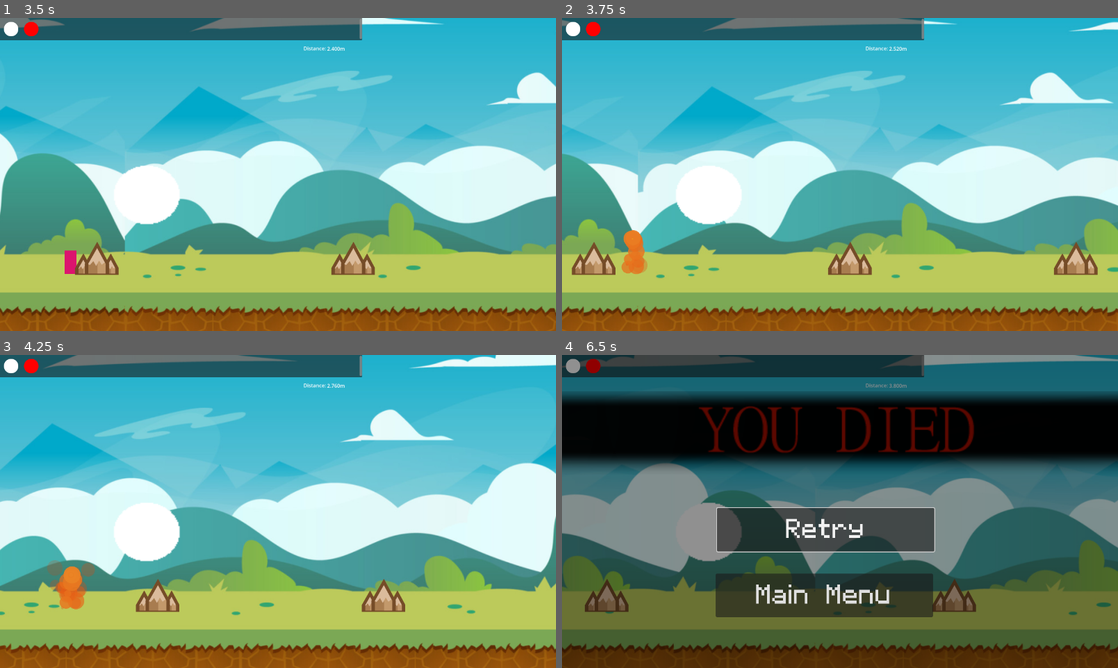
Above: before the commit, frames 1-4 (two rows, left to right).
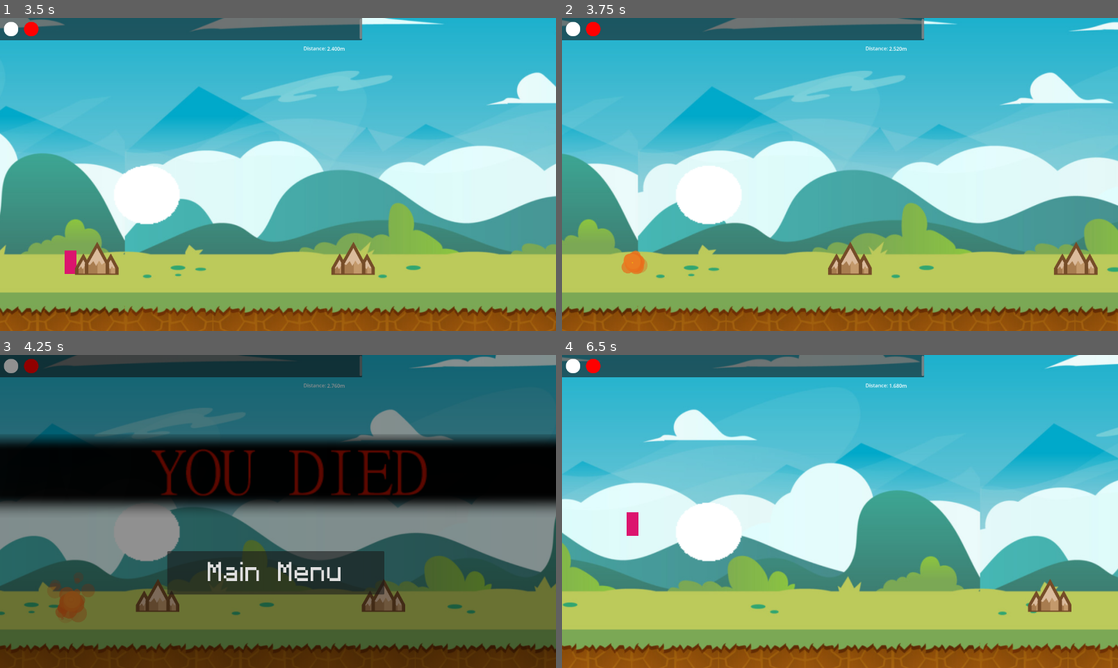
Above: after the commit, the same moments.

Repository: sarahletchford42/the-big-race
Game: Godot game, scene res://scenes/UI/title_screen.tscn
The game is run twice, just before and just after one commit, with the same random seed, the same clock (stepped at 60 frames per second) and the same inputs.
Inputs (mouse positions are in pixels of both pictures, inside the frame that each line leads up to):
- Up to frame 1 (3.5 s): click "Start" at 0.5 s; tap Enter (ui_accept) at 1.25, 2.1, 2.27, 2.57 s; hold Enter (ui_accept) 1.28-2.03 s; hold Enter (ui_accept) from 2.78 s (still down)
- Up to frame 2 (3.75 s): release Enter (ui_accept) at 3.53 s; tap Enter (ui_accept) at 3.6 s
- Up to frame 3 (4.25 s): tap Enter (ui_accept) at 3.77, 4.07 s
- Up to frame 4 (6.5 s): click (840, 570) at 4.25 s, where only the run after the commit has a clickable "Main Menu"; click (828, 524) at 5 s, where only the run after the commit has a clickable "Start"; hold Enter (ui_accept) from 5.78 s (still down); tap Escape (pause) at 6.4 s

Frame 1 is identical in both runs. In frame 2, 0.7% of the frame differs, in the area x 1-15%, y 67-83%; in frame 3, 100%, in the area x 0-100%, y 0-100%; in frame 4, 100%.

Commit message:
Working Main Gameplay Loop!
Has "Spontaneous Combustion" bug when quickly respawning after dying. Needs Fixed.

Diff:
--- a/Spike.gd
+++ b/Spike.gd
@@ -6,20 +6,12 @@
 func _process(delta):
 	position.x -= speed * delta
 
-func _on_area_entered(_area):
-	queue_free()
-
 func _on_body_entered(_body):
 	if _body.is_in_group("obstacles"):
 		var player = get_tree().get_first_node_in_group("obstacles")
+		get_node("CollisionShape2D").set_deferred("disabled", true)
 		player.hit_by_spike()
-
-	#queue_free()
-
-
-func _on_notifier_screen_exited():
 		queue_free()
-
 
 func _on_visible_on_screen_notifier_2d_screen_exited():
 	queue_free()
--- a/scenes/UI/Inventory.gd
+++ b/scenes/UI/Inventory.gd
@@ -23,8 +23,6 @@
 	thought.visible = false
 	food.visible = false
 
-
-
 func _on_timer_timeout():
 	timer.stop()
 	food.food()
--- a/scenes/UI/death_screen.gd
+++ b/scenes/UI/death_screen.gd
@@ -1,24 +1,10 @@
 extends Control
 
-var is_paused = false : set = set_is_paused
-
-func _unhandled_input(event):
-	if event.is_action_pressed("pause"):
-		self.is_paused = !is_paused
-
-func set_is_paused(value):
-	is_paused = value
-	get_tree().paused = is_paused
-	visible = is_paused
-	if visible == true:
-		$retry_button.grab_focus()
-
+func _on_ready():
+	$quit_button.grab_focus()
 
 func _on_quit_button_pressed():
-	self.is_paused = false
 	get_tree().change_scene_to_file("res://scenes/UI/title_screen.tscn");
 
-
 func _on_retry_button_pressed():
-	self.is_paused = false
 	get_tree().change_scene_to_file("res://scenes/main_scene.tscn");
--- a/scenes/UI/death_screen.tscn
+++ b/scenes/UI/death_screen.tscn
@@ -35,34 +35,22 @@
 [node name="YOU_DIED" type="TextureRect" parent="."]
 top_level = true
 layout_mode = 0
-offset_left = -140.5
-offset_top = 82.5
-offset_right = 469.5
-offset_bottom = 168.5
+offset_left = -106.0
+offset_top = 182.0
+offset_right = 504.0
+offset_bottom = 268.0
 scale = Vector2(2.47422, 2.22931)
 texture = ExtResource("2_m36bv")
-
-[node name="retry_button" type="Button" parent="."]
-custom_minimum_size = Vector2(500, 100)
-layout_mode = 0
-offset_left = 356.5
-offset_top = 351.5
-offset_right = 856.5
-offset_bottom = 451.5
-theme_override_fonts/font = ExtResource("2_8c1oy")
-theme_override_font_sizes/font_size = 50
-text = "Retry"
 
 [node name="quit_button" type="Button" parent="."]
 custom_minimum_size = Vector2(500, 100)
 layout_mode = 0
-offset_left = 353.5
-offset_top = 502.5
-offset_right = 853.5
-offset_bottom = 602.5
+offset_left = 385.5
+offset_top = 451.5
+offset_right = 885.5
+offset_bottom = 551.5
 theme_override_fonts/font = ExtResource("2_8c1oy")
 theme_override_font_sizes/font_size = 50
 text = "Main Menu"
 
-[connection signal="pressed" from="retry_button" to="." method="_on_retry_button_pressed"]
 [connection signal="pressed" from="quit_button" to="." method="_on_quit_button_pressed"]
--- a/scenes/main_scene.tscn
+++ b/scenes/main_scene.tscn
@@ -1,11 +1,10 @@
-[gd_scene load_steps=8 format=3 uid="uid://cyiop3f7kgbis"]
+[gd_scene load_steps=7 format=3 uid="uid://cyiop3f7kgbis"]
 
 [ext_resource type="Texture2D" uid="uid://c1rvvjpxuc0ga" path="res://images/backgrounds/placeholder_BG1.png" id="1_pmsq2"]
 [ext_resource type="Script" path="res://scenes/background_image1.gd" id="2_k16wl"]
 [ext_resource type="PackedScene" uid="uid://dg7xmeyo46eb1" path="res://scenes/player/player.tscn" id="2_q2rhs"]
 [ext_resource type="PackedScene" uid="uid://dssw1xv8c6ycs" path="res://scenes/UI/main_ui.tscn" id="4_3nid7"]
 [ext_resource type="PackedScene" uid="uid://sntv7b1rfs3m" path="res://scenes/obstacles/spawner.tscn" id="5_n6tfk"]
-[ext_resource type="PackedScene" uid="uid://cr8yxxl2fsc7m" path="res://scenes/UI/death_screen.tscn" id="6_ledcy"]
 
 [sub_resource type="RectangleShape2D" id="RectangleShape2D_rn2hh"]
 size = Vector2(1202, 44.5)
@@ -49,11 +48,3 @@
 grow_horizontal = 1
 grow_vertical = 1
 metadata/_edit_use_anchors_ = true
-
-[node name="stay_in_front!" type="CanvasLayer" parent="Camera2D"]
-
-[node name="death_screen" parent="Camera2D/stay_in_front!" instance=ExtResource("6_ledcy")]
-offset_left = -640.0
-offset_top = -360.0
-offset_right = 643.0
-offset_bottom = 363.0
--- a/scenes/obstacles/spike.tscn
+++ b/scenes/obstacles/spike.tscn
@@ -23,6 +23,5 @@
 [node name="VisibleOnScreenNotifier2D" type="VisibleOnScreenNotifier2D" parent="."]
 position = Vector2(78, 42)
 
-[connection signal="area_shape_entered" from="." to="." method="_on_area_shape_entered"]
 [connection signal="body_entered" from="." to="." method="_on_body_entered"]
 [connection signal="screen_exited" from="VisibleOnScreenNotifier2D" to="." method="_on_visible_on_screen_notifier_2d_screen_exited"]
--- a/scenes/player/player.gd
+++ b/scenes/player/player.gd
@@ -4,32 +4,33 @@
 
 # Get the gravity from the project settings to be synced with RigidBody nodes.
 var gravity = ProjectSettings.get_setting("physics/2d/default_gravity")
+var dying = null
 
+func _on_ready():
+	dying = false
+	$death_timer.stop()
 
 func _physics_process(delta):
-	# Add the gravity.
-	if not is_on_floor():
-		velocity.y += gravity * delta
-
-	# Handle Jump.
-	if Input.is_action_just_pressed("ui_accept") and is_on_floor():
-		velocity.y = JUMP_VELOCITY
-	elif not Input.is_action_pressed("ui_accept"):
-		if velocity.y < -100:
-			velocity.y = -100
-
-
-	move_and_slide()
+	if not dying:
+		# Add the gravity.
+		if not is_on_floor():
+			velocity.y += gravity * delta
+		# Handle Jump.
+		if Input.is_action_just_pressed("ui_accept") and is_on_floor():
+			velocity.y = JUMP_VELOCITY
+		elif not Input.is_action_pressed("ui_accept"):
+			if velocity.y < -100:
+				velocity.y = -100
+		move_and_slide()
 
 func hit_by_spike():
-	var particle = get_tree().root.get_node("Main_Scene/Player/GPUParticles2D")
-	particle.set_emitting(true)
+	dying = true
+	$GPUParticles2D.set_emitting(true)
 	print("hit")
 	$ColorRect.visible = false
-	$CollisionShape2D.disabled = false
-	$death_timer.start
-
-
+	get_node("CollisionShape2D").set_deferred("disabled", true)
+	$death_timer.start()
 
 func _on_death_timer_timeout():
-	pass # Replace with function body.
+	dying = false
+	$CanvasLayer/death_screen.visible = true
--- a/scenes/player/player.tscn
+++ b/scenes/player/player.tscn
@@ -1,18 +1,11 @@
-[gd_scene load_steps=9 format=3 uid="uid://dg7xmeyo46eb1"]
+[gd_scene load_steps=8 format=3 uid="uid://dg7xmeyo46eb1"]
 
 [ext_resource type="Script" path="res://scenes/player/player.gd" id="1_yokth"]
 [ext_resource type="Texture2D" uid="uid://bnmnke3i8lpte" path="res://images/UI/food_white.png" id="2_h458i"]
+[ext_resource type="PackedScene" uid="uid://cr8yxxl2fsc7m" path="res://scenes/UI/death_screen.tscn" id="3_hb4gh"]
 
 [sub_resource type="RectangleShape2D" id="RectangleShape2D_caj2x"]
 size = Vector2(20, 37)
-
-[sub_resource type="Animation" id="Animation_jlj4f"]
-resource_name = "death"
-
-[sub_resource type="AnimationLibrary" id="AnimationLibrary_b36qw"]
-_data = {
-"death": SubResource("Animation_jlj4f")
-}
 
 [sub_resource type="Gradient" id="Gradient_k6yqs"]
 offsets = PackedFloat32Array(0, 0.00740741, 1)
@@ -51,11 +44,6 @@
 position = Vector2(0, -0.5)
 shape = SubResource("RectangleShape2D_caj2x")
 
-[node name="AnimationPlayer" type="AnimationPlayer" parent="."]
-libraries = {
-"": SubResource("AnimationLibrary_b36qw")
-}
-
 [node name="GPUParticles2D" type="GPUParticles2D" parent="."]
 emitting = false
 amount = 100
@@ -64,6 +52,11 @@
 one_shot = true
 
 [node name="death_timer" type="Timer" parent="."]
+wait_time = 0.7
 one_shot = true
 
+[node name="CanvasLayer" type="CanvasLayer" parent="."]
+
+[node name="death_screen" parent="CanvasLayer" instance=ExtResource("3_hb4gh")]
+
 [connection signal="timeout" from="death_timer" to="." method="_on_death_timer_timeout"]
